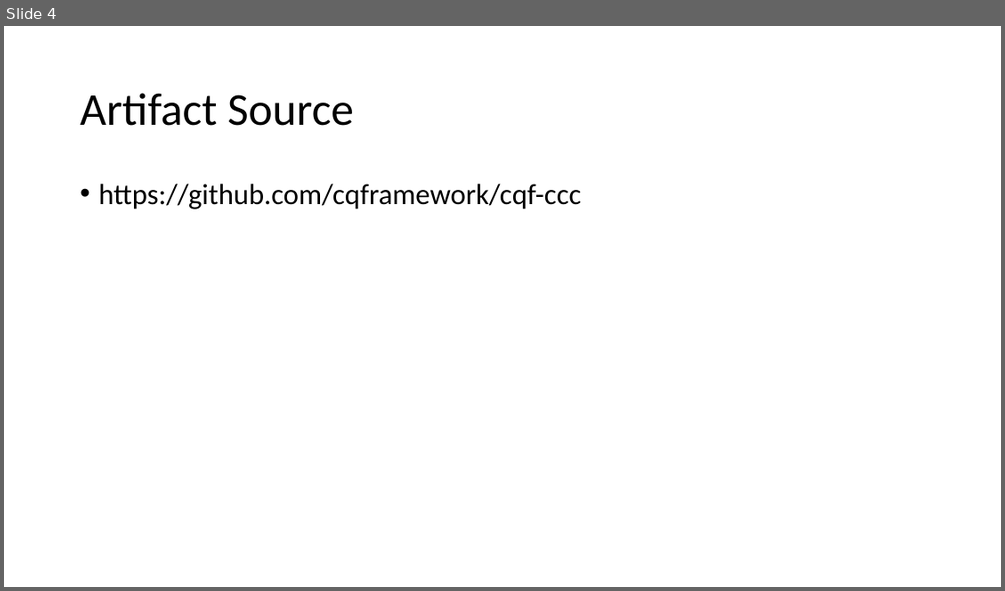
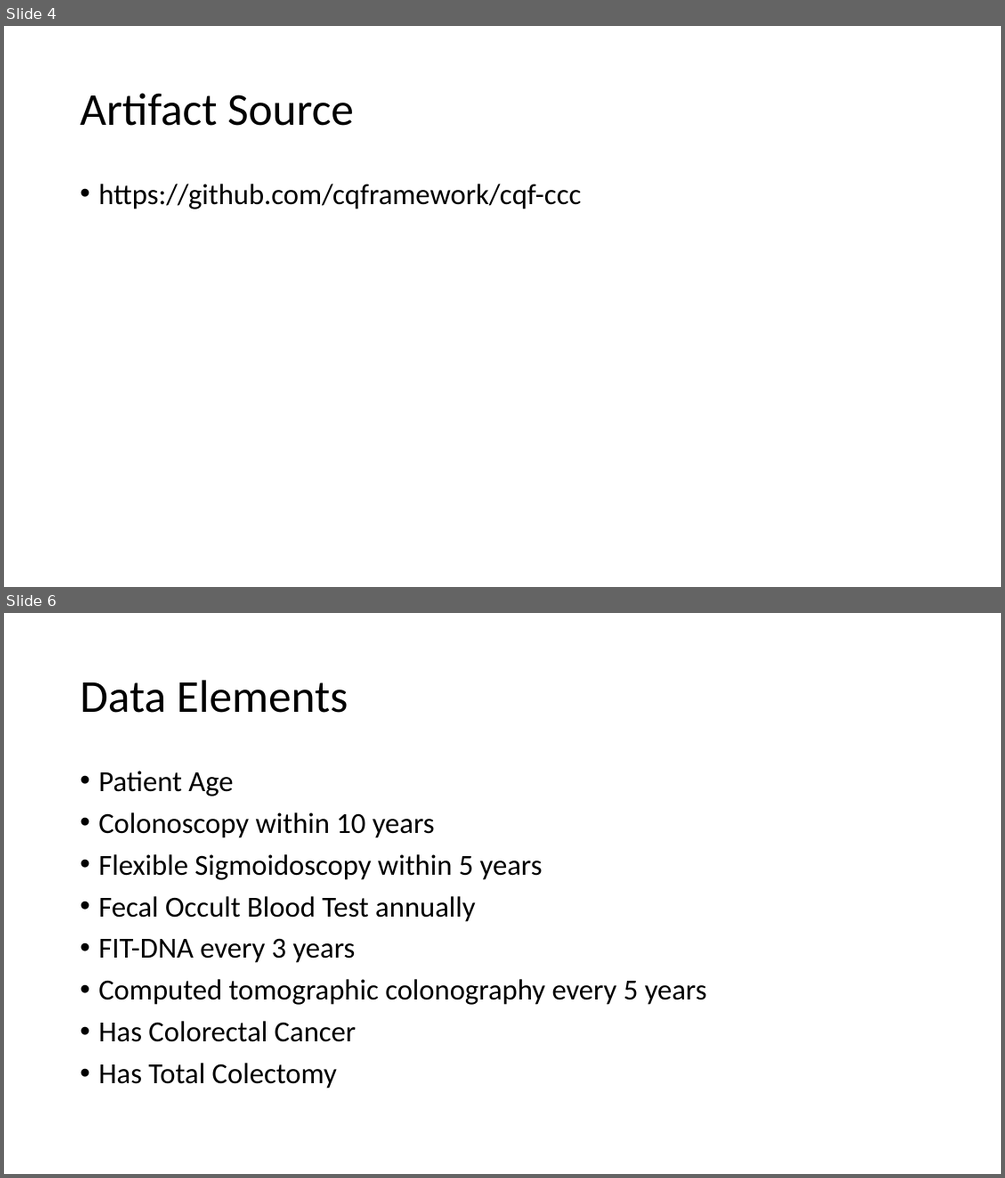
Before and after one commit to cqframework/CQL-Formatting-and-Usage-Wiki, a slide deck: Source/Cooking With CQL/69/ColorectalCancerScreeningExample.pptx. Shown one above the other, each under a label of ours: slide 4 before the commit, slides 4 and 6 after it; the slides between them are not shown. The pictures are 1005x591 and 1005x1178 pixels, drawn with LibreOffice and Linux fonts; fonts in the diff are those of the drawing. Boxes give left, top, right and bottom in pixels: in the first picture for what was removed or moved away, otherwise in the second. Text is boxed around its words. In the diff, an @@ line names an element or a change of style, - is before the commit and + after.

```diff
--- a/Source/Cooking With CQL/69/ColorectalCancerScreeningExample.pptx
+++ b/Source/Cooking With CQL/69/ColorectalCancerScreeningExample.pptx
@@ slide 6 added at (x1=4, y1=613, x2=1001, y2=1174), background #FFFFFF @@
@@ title added at (x1=80, y1=680, x2=348, y2=713), 44 pt, text #000000 @@
+Data Elements
@@ text added at (x1=98, y1=771, x2=707, y2=1088), 28 pt, text #000000 @@
+• Patient Age
+• Colonoscopy within 10 years
+• Flexible Sigmoidoscopy within 5 years
+• Fecal Occult Blood Test annually
+• FIT-DNA every 3 years
+• Computed tomographic colonography every 5 years
+• Has Colorectal Cancer
+• Has Total Colectomy
```
Also in this commit, not shown: 2 other slides added, 27 other files.
